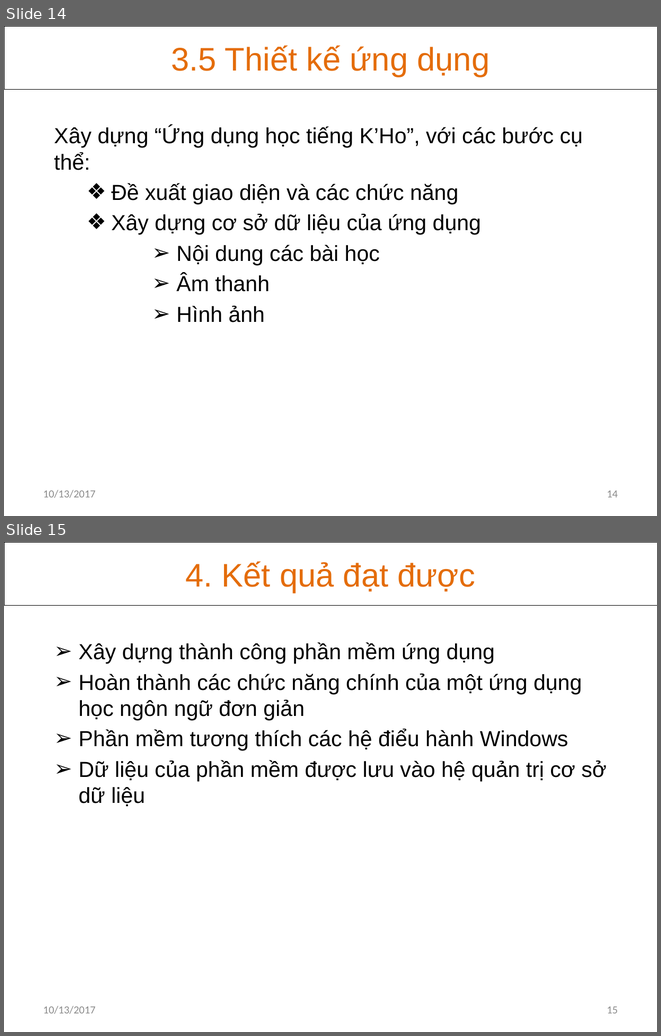
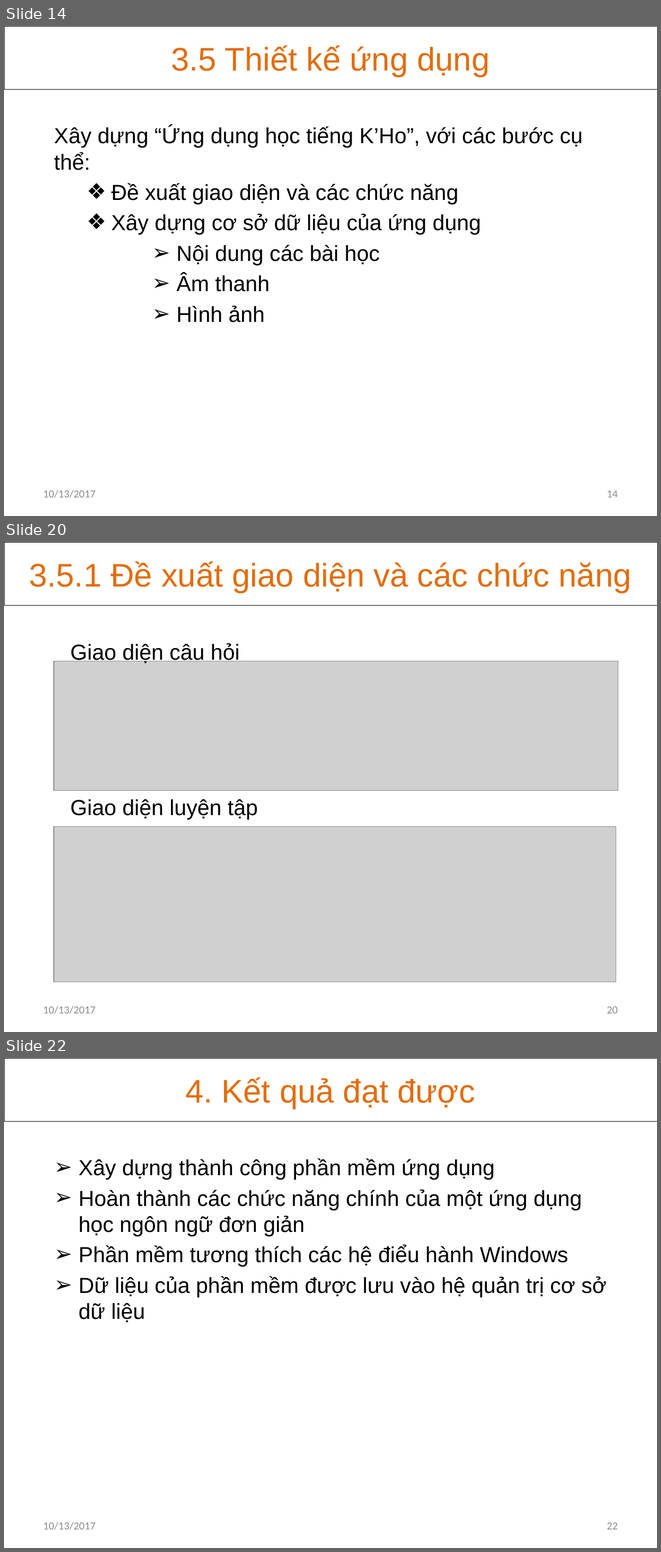
Before and after one commit to khanhvinhit/Do-An, a slide deck: THESIS/DACN_UD_Hoc_KHo_CTK37_BaoCao_D3.pptx. Shown one above the other, each under a label of ours: slides 14 and 15 before the commit, slides 14, 20 and 22 after it; the slides between them are not shown. The pictures are 661x1036 and 661x1552 pixels, drawn with LibreOffice and Linux fonts; fonts in the diff are those of the drawing; grey boxes stand for pictures. Boxes give left, top, right and bottom in pixels: in the first picture for what was removed or moved away, otherwise in the second. Text is boxed around its words. In the diff, an @@ line names an element or a change of style, - is before the commit and + after.

```diff
--- a/THESIS/DACN_UD_Hoc_KHo_CTK37_BaoCao_D3.pptx
+++ b/THESIS/DACN_UD_Hoc_KHo_CTK37_BaoCao_D3.pptx
@@ slide 20 added at [4, 542, 657, 1032], background #FFFFFF @@
@@ rectangle added at [4, 542, 657, 606], outline #000000 0.25 pt, 36 pt, text #E46C0A @@
+3.5.1 Đề xuất giao diện và các chức năng
@@ text added at [70, 643, 240, 664], 24 pt, text #000000 @@
+  Giao diện câu hỏi
@@ picture added at [54, 661, 618, 790] @@
@@ text added at [70, 799, 258, 819], 24 pt, text #000000 @@
+  Giao diện luyện tập
@@ picture added at [54, 827, 616, 982] @@
@@ text added at [43, 1006, 96, 1014], 12 pt, text #8C8C8C @@
+10/13/2017
@@ page number added at [607, 1006, 618, 1013], 12 pt, text #8C8C8C @@
+20
@@ what was slide 15 is now slide 22 @@
@@ page number at [607, 1522, 618, 1529]: text changed @@
-15
+22
```
Also in this commit, not shown: 2 slides changed, 6 other slides added.
